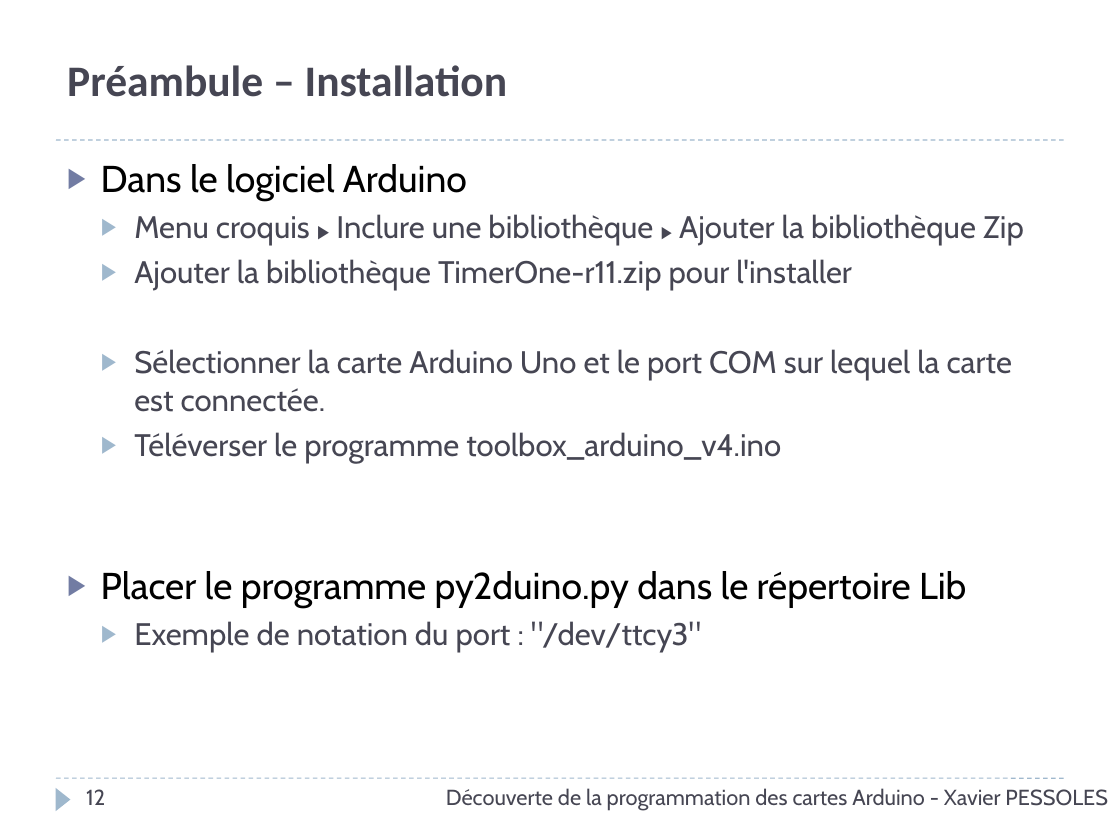
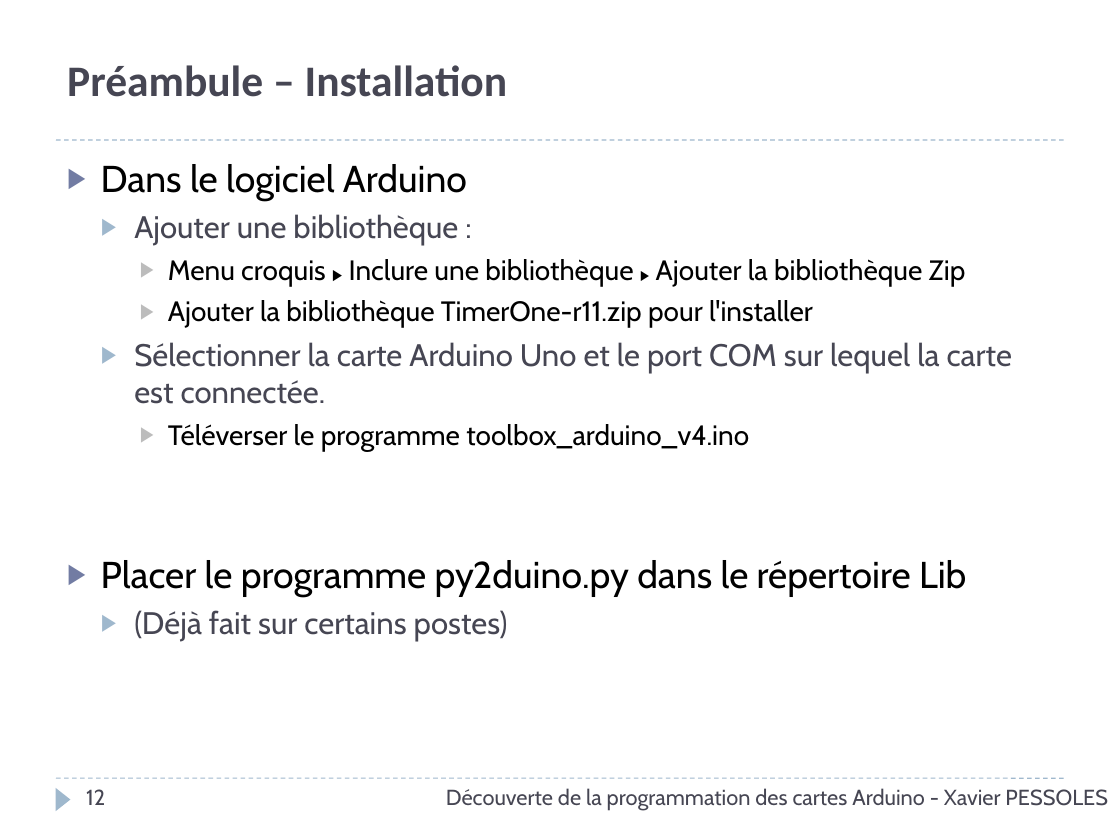
Before and after one commit to xpessoles/Cycle_01_DecouverteSII, a slide deck: slide 12 of ChaineFonctionnelle/02_Fonction_Traiter/TP_Traiter_Pyhon_Arduino/TP_Decouverte_Arduino.pptx. Drawn at 1120x840 pixels with LibreOffice and Linux fonts; fonts in the diff are those of the drawing; background and template pictures are left out. Boxes give left, top, right and bottom in pixels: in the first picture for what was removed or moved away, otherwise in the second. Text is boxed around its words. In the diff, an @@ line names an element or a change of style, - is before the commit and + after.

Commit message:
MAJ

```diff
--- a/ChaineFonctionnelle/02_Fonction_Traiter/TP_Traiter_Pyhon_Arduino/TP_Decouverte_Arduino.pptx
+++ b/ChaineFonctionnelle/02_Fonction_Traiter/TP_Traiter_Pyhon_Arduino/TP_Decouverte_Arduino.pptx
@@ text at box(134, 214, 458, 246): paragraph added @@
+  ▶ Ajouter une bibliothèque :
@@ text at box(168, 259, 966, 452): size 20 to 18 pt in "Menu croquis Inclure une bibliothèque Ajouter la ...", "Ajouter la bibliothèque TimerOne-r11.zip pour l'installer", "Téléverser le programme toolbox_arduino_v4.ino"; size 12 to 10 pt, size 11 to 9 pt in "▶"; text colour #464653 to #000000 in "Menu croquis ▶ Inclure une bibliothèque ▶ ...", "Ajouter la bibliothèque TimerOne-r11.zip pour l'installer", "Téléverser le programme toolbox_arduino_v4.ino"; list level 2 to 3 in "Menu croquis ▶ Inclure une ..."; bullet colour #9FB8CD to #BCBCBC; list level 2 to 3 in "Ajouter la bibliothèque TimerOne-r11.zip pour ..."; list level 2 to 3 in "Téléverser le programme toolbox_arduino_v4.ino" @@
@@ text at box(134, 610, 508, 642): text changed @@
-  ▶ Exemple de notation du port : "/dev/ttcy3"
+  ▶ (Déjà fait sur certains postes)
```
Also in this commit, not shown: 3 other slides changed.
